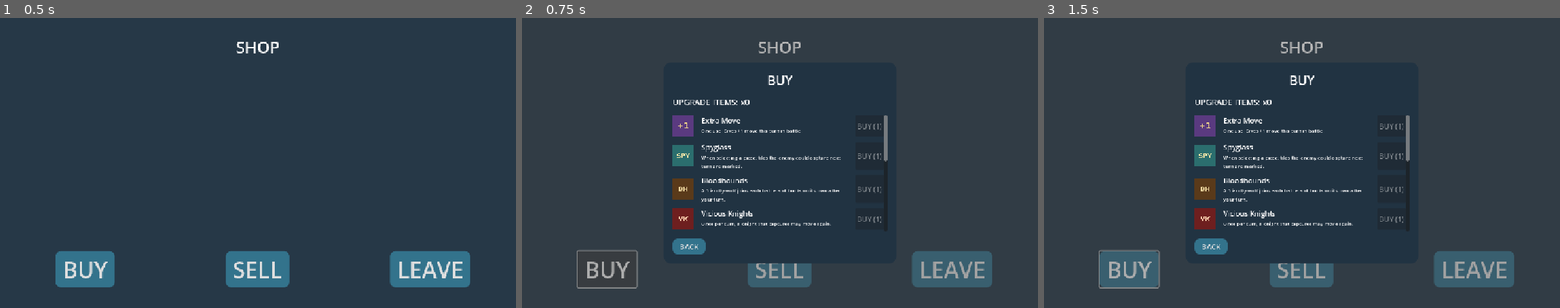
Above: before the commit, frames 1-3 (left to right).
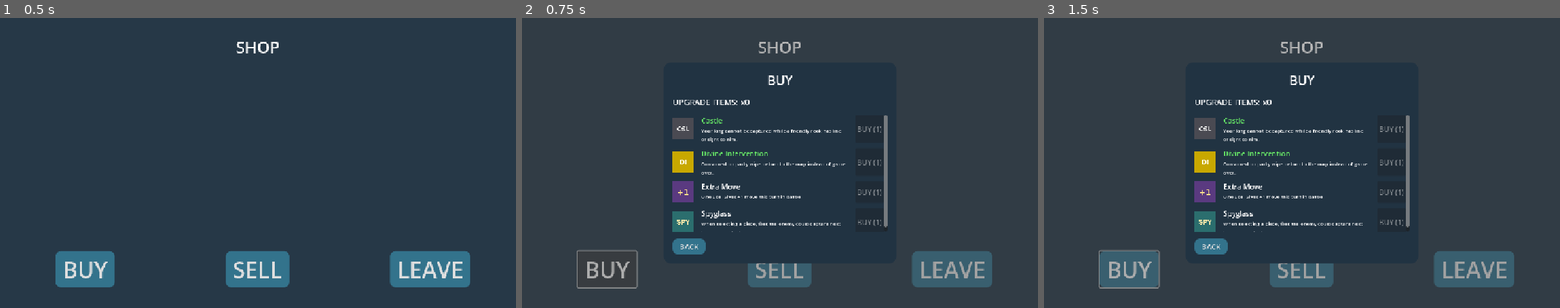
Above: after the commit, the same moments.

Repository: mjura1/gamejam-2025
Game: Godot game, scene res://Scenes/Map/shop.tscn
The game is run twice, just before and just after one commit, with the same random seed, the same clock (stepped at 60 frames per second) and the same inputs. This scene is started directly instead of the project's main scene.
Inputs:
- Up to frame 1 (0.5 s): no input
- Up to frame 2 (0.75 s): click "BUY" at 0.5 s
- Up to frame 3 (1.5 s): click "SELL" at 1.25 s

Frame 1 is identical in both runs. In frame 2, 3.4% of the frame differs, in the area x 29-71%, y 33-74%; in frame 3, 3.4%.

Commit message:
Shop v2 Phase 2: rolled-slot shop UI with SOLD state and rarity tags
ShopController now rolls stock once per shop visit (ItemData.roll_shop_stock)
and hands the shared {"id","sold"} slot array to ShopBuyPanel, which renders
rarity-tinted names and a SOLD/disabled button per bought slot instead of
listing every item in the game.

smoke_shop.gd now injects a hand-built single-slot stock (extra_move) rather
than relying on RNG, and adds a step asserting the bought slot flips to SOLD
and stays disabled (re-buy refused).

Diff:
--- a/team-berry-game/Scenes/Menu/ShopBuyPanel.gd
+++ b/team-berry-game/Scenes/Menu/ShopBuyPanel.gd
@@ -1,14 +1,24 @@
 # res://Scenes/Menu/ShopBuyPanel.gd
-# Trgovina - nakup: ena vrstica na item iz ItemData.get_item_ids() (trenutno
-# samo extra_move - zaloga trgovine je "vse, kar obstaja", glej ITEM_SHOP_PLAN
-# Phase 3). Gumb BUY je onemogočen, če igralec nima dovolj upgrade_items.
+# Trgovina - nakup: ena vrstica na rolan slot (glej ShopController.stock,
+# SHOP_V2_PLAN Phase 2). Slot je {"id": String, "sold": bool}; ShopController
+# nastavi `stock` na to sceno pred add_child. Gumb BUY je onemogočen, če
+# igralec nima dovolj upgrade_items; kupljen slot postane SOLD in ostane
+# onemogočen (brez re-buy) do naslednjega obiska trgovine.
 extends CanvasLayer
+
+const RARITY_COLORS := {
+	"common": Color.WHITE,
+	"uncommon": Color(0.4, 0.9, 0.4),
+	"rare": Color(0.45, 0.65, 1.0),
+}
 
 @onready var player_manager = get_node("/root/PlayerManager")
 
 @onready var items_label: Label = %ItemsLabel
 @onready var item_list: VBoxContainer = %ItemList
 @onready var back_button: Button = %BackButton
+
+var stock: Array = []
 
 
 func _ready():
@@ -27,11 +37,12 @@
 
 	for child in item_list.get_children():
 		child.queue_free()
-	for id in ItemData.get_item_ids():
-		item_list.add_child(_build_item_row(id))
+	for slot in stock:
+		item_list.add_child(_build_item_row(slot))
 
 
-func _build_item_row(id: String) -> Control:
+func _build_item_row(slot: Dictionary) -> Control:
+	var id: String = slot["id"]
 	var row := HBoxContainer.new()
 	row.add_theme_constant_override("separation", 16)
 
@@ -46,6 +57,7 @@
 	info.size_flags_horizontal = Control.SIZE_EXPAND_FILL
 	var name_label := Label.new()
 	name_label.text = ItemData.get_item_name(id)
+	name_label.add_theme_color_override("font_color", RARITY_COLORS.get(ItemData.get_rarity(id), Color.WHITE))
 	info.add_child(name_label)
 	var desc_label := Label.new()
 	desc_label.text = ItemData.get_item_description(id)
@@ -56,9 +68,21 @@
 
 	var cost: int = ItemData.get_buy_cost(id)
 	var button := Button.new()
-	button.text = "BUY (%d)" % cost
-	button.disabled = player_manager.upgrade_items < cost
-	button.pressed.connect(func(): player_manager.try_buy_item(id))
+	if slot.get("sold", false):
+		button.text = "SOLD"
+		button.disabled = true
+	else:
+		button.text = "BUY (%d)" % cost
+		button.disabled = player_manager.upgrade_items < cost
+		button.pressed.connect(func():
+			# try_buy_item() emits items_changed (-> _refresh()) internally,
+			# BEFORE returning here - so slot.sold must be set and the panel
+			# re-refreshed explicitly, or the SOLD state only shows up on the
+			# panel's next unrelated refresh.
+			if player_manager.try_buy_item(id):
+				slot["sold"] = true
+				_refresh()
+		)
 	row.add_child(button)
 
 	return row
--- a/team-berry-game/Scripts/Map/shop.gd
+++ b/team-berry-game/Scripts/Map/shop.gd
@@ -9,6 +9,17 @@
 const BUY_PANEL_SCENE := preload("res://Scenes/Menu/ShopBuyPanel.tscn")
 const SELL_PANEL_SCENE := preload("res://Scenes/Menu/ShopSellPanel.tscn")
 
+# {"id": String, "sold": bool} en na slot; met se zgodi enkrat na obisk
+# trgovine (tu, v _ready), zato zaprtje/ponovno odprtje panela med istim
+# obiskom obdrži iste slote in SOLD zastavice.
+var stock: Array = []
+
+
+func _ready():
+	stock = []
+	for id in ItemData.roll_shop_stock():
+		stock.append({"id": id, "sold": false})
+
 
 func _on_buy_pressed():
 	UiAudio.play_click()
@@ -16,6 +27,7 @@
 		return
 	var instance = BUY_PANEL_SCENE.instantiate()
 	instance.name = "ShopBuyPanelNode"
+	instance.stock = stock
 	get_tree().root.add_child(instance)
 
 
--- a/team-berry-game/tests/smoke/smoke_shop.gd
+++ b/team-berry-game/tests/smoke/smoke_shop.gd
@@ -10,6 +10,9 @@
 # uses call_deferred) - so this polls for readiness each step instead of
 # assuming a fixed frame count, unlike smoke_upgrade_panel.gd's panel (which
 # is only ever added once, from _initialize()).
+# Shop v2: stock is hand-built here (not rolled via ShopController._ready())
+# so the panel's single row is deterministically extra_move regardless of
+# rarity RNG - this test drives the BUY panel directly, bypassing shop.gd.
 # Run with: godot4 --headless --path . --script res://tests/smoke/smoke_shop.gd --quit-after 8
 
 var player_manager
@@ -18,6 +21,7 @@
 var fails := 0
 
 var bought := false
+var checked_sold_state := false
 var sold_item := false
 var sold_reserve := false
 var checked_last_active := false
@@ -36,6 +40,7 @@
 	var buy_scene: PackedScene = load("res://Scenes/Menu/ShopBuyPanel.tscn")
 	buy_panel = buy_scene.instantiate()
 	buy_panel.name = "ShopBuyPanelNode"
+	buy_panel.stock = [{"id": "extra_move", "sold": false}]
 	root.add_child(buy_panel)
 
 func _check(label: String, ok: bool):
@@ -67,6 +72,14 @@
 		_check("buying spent upgrade items", player_manager.upgrade_items == 1)
 		_check("buying granted 1x extra_move", player_manager.get_item_count("extra_move") == 1)
 		bought = true
+		return false
+
+	if not checked_sold_state:
+		var b := _buy_row_button()
+		if b == null or b.text != "SOLD":
+			return false # items_changed-triggered _refresh() rebuild in flight
+		_check("bought slot shows SOLD and is disabled (no re-buy)", b.disabled)
+		checked_sold_state = true
 		buy_panel.close_menu()
 		var sell_scene: PackedScene = load("res://Scenes/Menu/ShopSellPanel.tscn")
 		sell_panel = sell_scene.instantiate()
Not shown, changed: SHOP_V2_PLAN.md
